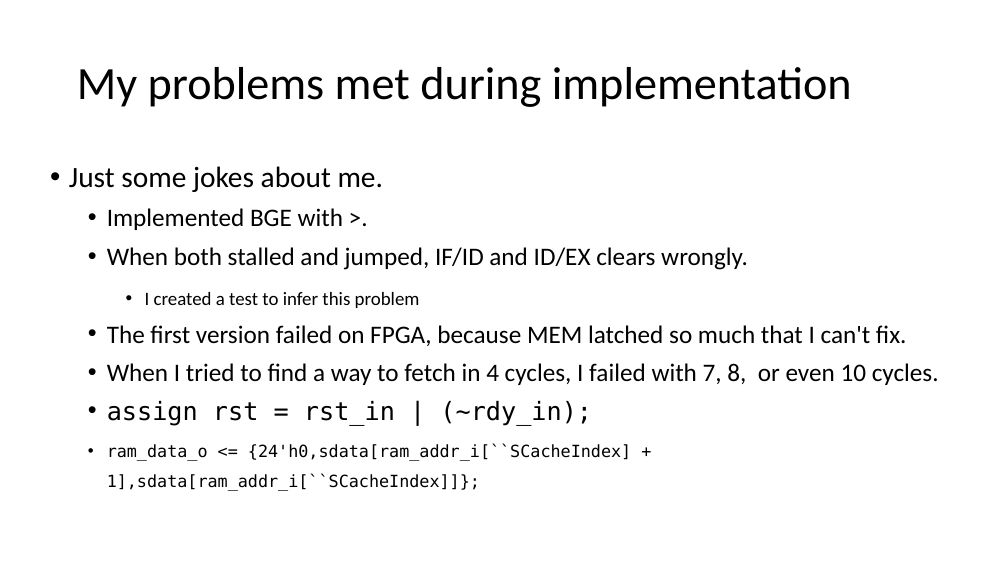
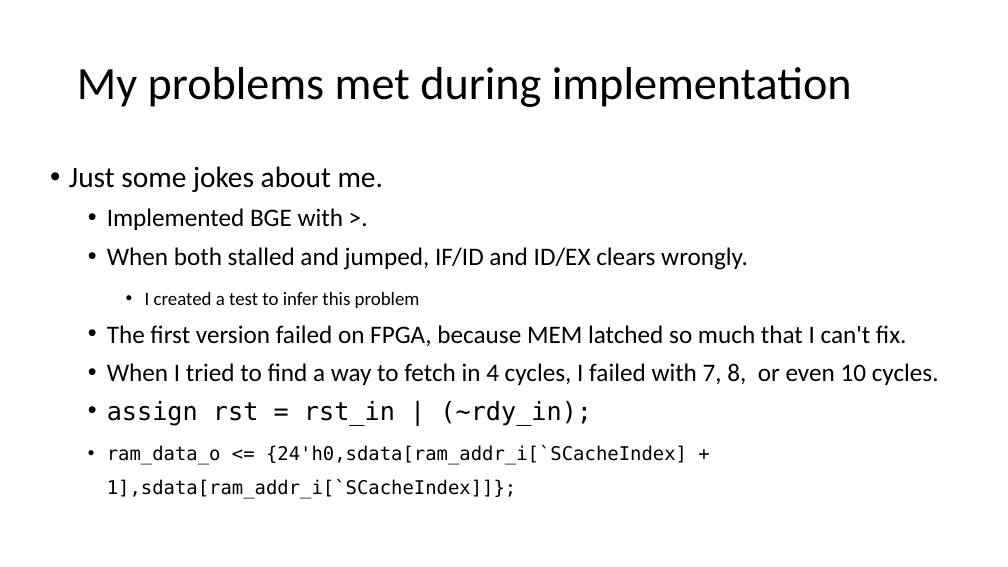
Before and after one commit to fstqwq/PipyV, a slide deck: slide 18 of arch_pre.pptx. Drawn at 1008x567 pixels with LibreOffice and Linux fonts; fonts in the diff are those of the drawing. Boxes give left, top, right and bottom in pixels: in the first picture for what was removed or moved away, otherwise in the second. Text is boxed around its words. In the diff, an @@ line names an element or a change of style, - is before the commit and + after.

Commit message:
upd ppt

```diff
--- a/arch_pre.pptx
+++ b/arch_pre.pptx
@@ text at bbox=[107, 445, 687, 499]: text changed; size 16 to 18 pt @@
-  • ram_data_o <= {24'h0,sdata[ram_addr_i[``SCacheIndex] + 1],sdata[ram_addr_i[``SCacheIndex]]};
+  • ram_data_o <= {24'h0,sdata[ram_addr_i[`SCacheIndex] + 1],sdata[ram_addr_i[`SCacheIndex]]};
```
Also in this commit, not shown: 2 other slides changed.
